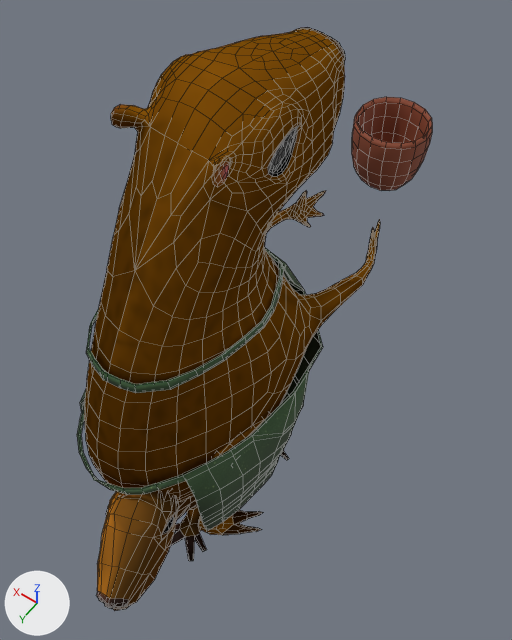
Before and after pictures for a commit that changed the Blender file bonsai-shop/capy.blend.
The view is the same before and after, from a 50 mm lens placed at (-1.08, 1.071, 3.141), pointed at (-0.078, -0.333, 0.936). Lighting does not change. The marker at lower left points along +X, +Y and +Z. Mesh edges are drawn as thin lines.

The first picture shows 'baby.capy', 'maceta', 'old capy.001'.
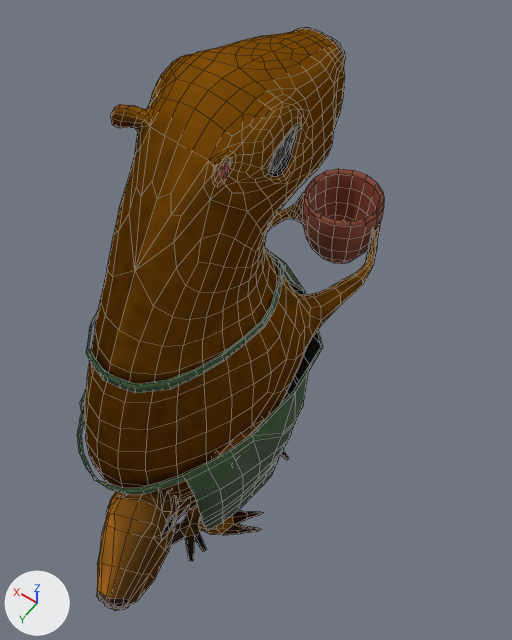
Boxes [x1, y1, x2, y2] around the edits, measured in the pictures (512 x 640 px):
'maceta', moved: before [352, 97, 432, 191]; after [303, 169, 384, 264]

Patch to the scene script:
```diff
--- a/bonsai-shop/capy.blend.py
+++ b/bonsai-shop/capy.blend.py
@@ me_capy_002 @@
 me_capy_002.from_pydata(...)  # 194 vertices, 192 faces; spans x -0.248..0.089, y -1.514..-1.177, z 0.927..1.275
 # used by ob_maceta; location = (0.0, 0.0, 0.0)
+# me_capy_002 part 1: the whole mesh is moved by (0.079, 1.346, -1.113)
 me_capy_002.materials.append(mat_material)
@@ ob_maceta @@
 ob_maceta = bpy.data.objects.new('maceta', me_capy_002)
-ob_maceta.location = (0.0, 0.0, 0.0)
+ob_maceta.location = (-0.079, -0.966, 0.966)
```
